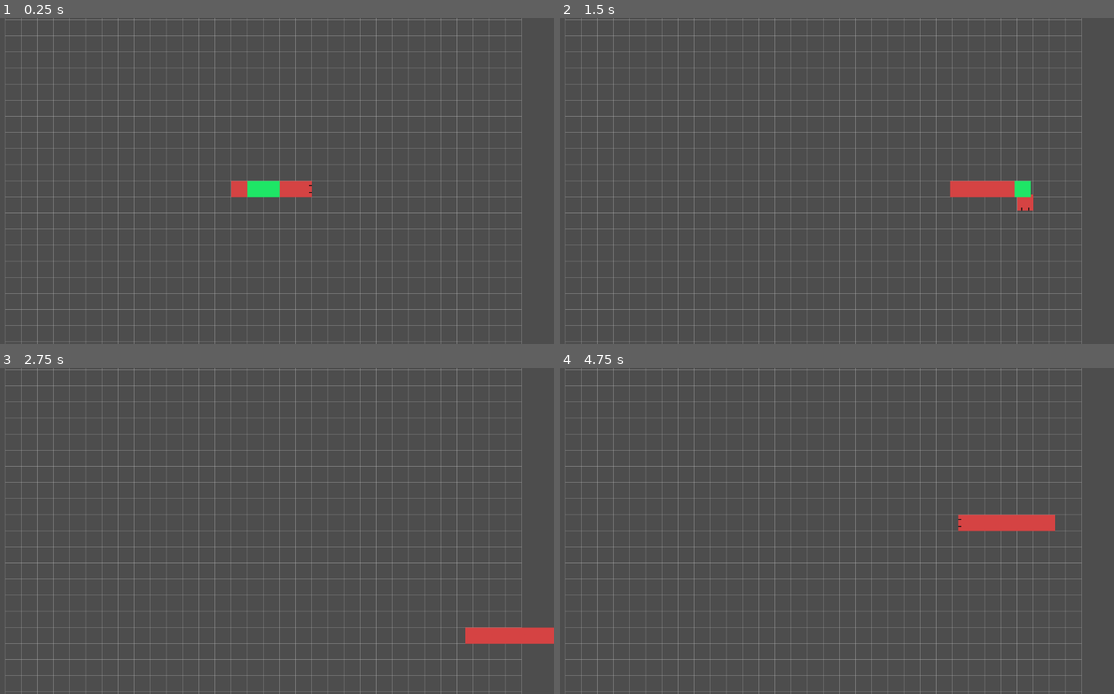
Above: before the commit, frames 1-4 (two rows, left to right).
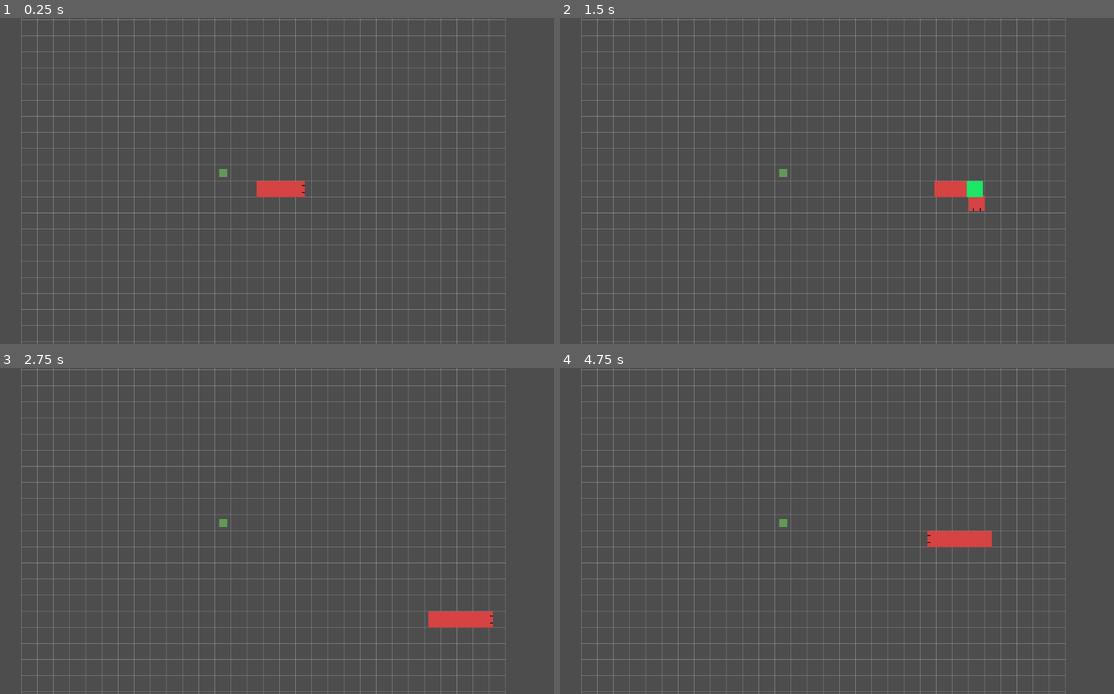
Above: after the commit, the same moments.

Repository: Morogox/Snakes2
Game: Godot game, scene res://Scenes/main.tscn
The game is run twice, just before and just after one commit, with the same random seed, the same clock (stepped at 60 frames per second) and the same inputs.
Inputs:
- Up to frame 1 (0.25 s): no input
- Up to frame 2 (1.5 s): hold D (ui_right) 0.53-1.28 s; hold S (ui_down) from 1.28 s (still down)
- Up to frame 3 (2.75 s): release S (ui_down) at 2.03 s; hold D (ui_right) from 2.03 s (still down)
- Up to frame 4 (4.75 s): release D (ui_right) at 2.78 s; hold W (ui_up) 2.78-3.53 s; hold A (ui_left) from 3.53 s (still down)

The runs differ from the first frame. In frame 1, 0.9% of the frame differs, in the area x 0-95%, y 0-100%; in frame 2, 1.4%; in frame 3, 1.8%; in frame 4, 1.9%.

Commit message:
1.4.1.0 | grid map, bug fix, QoL

Diff:
--- a/Scenes/main.tscn
+++ b/Scenes/main.tscn
@@ -5,22 +5,24 @@
 [ext_resource type="PackedScene" uid="uid://ct3pioheqxk0x" path="res://Scenes/SnakeSegment.tscn" id="4_kry3j"]
 
 [sub_resource type="WorldBoundaryShape2D" id="WorldBoundaryShape2D_bo1nx"]
-distance = -512.0
+distance = -128.0
 
 [sub_resource type="WorldBoundaryShape2D" id="WorldBoundaryShape2D_8gbba"]
-distance = -512.0
+distance = -128.0
 
 [sub_resource type="WorldBoundaryShape2D" id="WorldBoundaryShape2D_jjvhh"]
-distance = -512.0
+distance = -128.0
 
 [sub_resource type="WorldBoundaryShape2D" id="WorldBoundaryShape2D_kry3j"]
-distance = -512.0
+distance = -128.0
 
 [node name="main" type="Node2D"]
 script = ExtResource("1_bo1nx")
 
 [node name="SnakeHead" parent="." instance=ExtResource("1_jjgbg")]
+move_delay = 0.15
 segment_scene = ExtResource("4_kry3j")
+starting_segments = 3
 
 [node name="WorldBoundaries" type="StaticBody2D" parent="." groups=["Boundaries"]]
 
--- a/Scripts/main.gd
+++ b/Scripts/main.gd
@@ -2,6 +2,8 @@
 # Grid settings
 const GRID_SIZE = 32
 const GRID_COLOR = Color(0.7, 0.7, 0.7, 0.5)  # light gray, semi-transparent
+
+@export var grid_dimensions = 15
 
 # Optional: grid size in cells
 var grid_width = 50
@@ -20,9 +22,15 @@
 
 var start_pos = Vector2.ZERO
 
-
+# 2d array use to keep track of map state
+# 0 = empty, 1 = snake, 2 = apple
+var grid_map = []
 
 func _ready():
+	top_wall.shape.distance = grid_dimensions * -GRID_SIZE
+	bottom_wall.shape.distance = grid_dimensions * -GRID_SIZE
+	left_wall.shape.distance = grid_dimensions * -GRID_SIZE
+	right_wall.shape.distance = grid_dimensions * -GRID_SIZE
 	# Compute the playable area inside the walls
 	left = left_wall.position.x + left_wall.shape.distance
 	right = right_wall.position.x - right_wall.shape.distance
@@ -33,6 +41,13 @@
 	# Calculate grid size
 	grid_width = int((right - left) / GRID_SIZE)
 	grid_height = int((bottom - top) / GRID_SIZE)
+
+	# Initialize 2D grid array
+	grid_map = []
+	for x in range(grid_width):
+		grid_map.append([])
+		for y in range(grid_height):
+			grid_map[x].append(0)
 
 	# Center the camera
 	camera.position = Vector2((left + right)/2, (top + bottom)/2)
@@ -60,15 +75,33 @@
 func spawn_apple():
 	var apple = AppleScene.instantiate()
 	add_child(apple)
-	# Pick random grid cell
-	var cell_x = randi_range(0, grid_width - 1)
-	var cell_y = randi_range(0, grid_height - 1)
+	var cell_pos: Vector2
 
-	# Convert to world pos (snap to center of grid cell)
-	var grid_origin = Vector2(left, top)
-	var pos = grid_origin + Vector2(cell_x * GRID_SIZE, cell_y * GRID_SIZE)
-	pos += Vector2(GRID_SIZE / 2, GRID_SIZE / 2)  # center inside the cell
+	while true:
+		var cell_x = randi_range(0, grid_width - 1)
+		var cell_y = randi_range(0, grid_height - 1)
+		cell_pos = Vector2(cell_x, cell_y)
+		print("CHECKING FOR FREE SPOT AT ", cell_pos)
+		if grid_map[cell_x][cell_y] == 0:
+			break  # Found a free cell
+	var pos = start_pos + cell_pos * GRID_SIZE + Vector2(GRID_SIZE/2, GRID_SIZE/2)
+	apple.position = pos
 
-	apple.add_to_group("Apple")
+func set_grid_cell_if_valid(pos: Vector2, value: int):
+	var x = int(pos.x)
+	var y = int(pos.y)
+	if x >= 0 and x < grid_width and y >= 0 and y < grid_height:
+		#print("SETTING POSITION AT", pos, value)
+		grid_map[x][y] = value
 
-	apple.position = pos
+func print_grid_map():
+	for y in range(grid_height):
+		var row = ""
+		for x in range(grid_width):
+			match grid_map[x][y]:
+				0: row += "."  # empty
+				1: row += "S"  # snake
+				2: row += "A"  # apple
+			row += " "
+		print(row)
+	print("\n")
--- a/Scripts/snake_head.gd
+++ b/Scripts/snake_head.gd
@@ -1,7 +1,7 @@
 extends Area2D
 var input_vector = Vector2.ZERO
 const GRID_SIZE = 32
-@export var move_delay = 0.1  # seconds per move, this is also speed; higher = slower
+@export var move_delay = 0.15  # seconds per move, this is also speed; higher = slower
 
 var snake_pos = Vector2(0, 0)   # grid coordinates
 var start_pos = Vector2.ZERO
@@ -21,14 +21,14 @@
 var pending_growth = 0
 var move_history = []
 
-@export var starting_segments = 5
+@export var starting_segments = 1
+@onready var main = get_parent()
 
 func _init_position():
-	var main_node = get_parent()
 	# Set snake to the center of the grid
-	snake_pos = Vector2(floor(main_node.grid_width / 2), floor(main_node.grid_height / 2))
+	snake_pos = Vector2(floor(main.grid_width / 2), floor(main.grid_height / 2))
 
-	start_pos = main_node.start_pos
+	start_pos = main.start_pos
 	target_pixel_pos = start_pos + snake_pos * GRID_SIZE + cell_offset
 	prev_pixel_pos = target_pixel_pos
 	position = target_pixel_pos
@@ -42,7 +42,7 @@
 
 	for i in range(starting_segments):
 		var seg = segment_scene.instantiate()
-		get_parent().add_child(seg)
+		main.add_child(seg)
 		var seg_pos = target_pixel_pos - direction * GRID_SIZE * (i + 1)
 		seg.position = seg_pos
 		segments.append(seg)
@@ -63,7 +63,7 @@
 		_queue_direction(Vector2.UP)
 	elif Input.is_action_just_pressed("ui_down") and direction != Vector2.UP:
 		_queue_direction(Vector2.DOWN)
-	#print(input_queue)
+
 	# Move snake logic every move_delay
 	if move_timer >= move_delay:
 		move_timer = 0.0
@@ -100,10 +100,7 @@
 			dir_ahead = (target_pixel_pos - move_history[0]).normalized()
 		else:
 			dir_ahead = (move_history[i - 1] - p2).normalized()
-		var turning = dir_current != dir_ahead
-
-
-
+		var turning = dir_current != dir_ahead and dir_current != Vector2.ZERO and dir_ahead != Vector2.ZERO
 		# debugging
 		var sprite: Sprite2D = segment.get_node("Sprite2D") # replace with actual child name
 		if turning:
@@ -121,19 +118,17 @@
 	if new_dir != -last_dir and new_dir != last_dir and input_queue.size() < MAX_QUEUE_SIZE:
 		input_queue.append(new_dir)
 
-
 func _add_segment():
 	if segment_scene == null:
 		print("No segment scene assigned!")
 		return
 	var seg = segment_scene.instantiate()
-	get_parent().add_child(seg)
+	main.add_child(seg)
 	seg.position = prev_pixel_pos if segments.is_empty() else segments[-1].position
 	segments.append(seg)
 	var tail_pos = move_history.back()
 	seg.position = tail_pos
 	move_history.append(tail_pos)
-
 
 func grow(amount=1):
 	pending_growth += amount
@@ -148,21 +143,35 @@
 	snake_pos += direction
 	target_pixel_pos = start_pos + snake_pos * GRID_SIZE + cell_offset
 
+	# --- GRID MAP LOGIC START ---
+	# mark head cell
+	main.set_grid_cell_if_valid(snake_pos, 1)
+
+	# clear tail cell if not growing
+	if pending_growth == 0 and segments.size() > 0:
+		var tail_pos = move_history[-1] - start_pos
+		var tail_cell = Vector2(int(tail_pos.x / GRID_SIZE), int(tail_pos.y / GRID_SIZE))
+
+		main.set_grid_cell_if_valid(tail_cell, 0)
+	main.print_grid_map()
+	# --- GRID MAP LOGIC END ---
+
+
 	if pending_growth > 0:
 		_add_segment()
 		pending_growth -= 1
 
+
+
+# DEPRECATED: COLLISION CHECK IS MORE STREAMLINED WITH THE USE OF grid_map FROM main
 func _on_body_entered(body: Node2D) -> void:
 	if body.is_in_group("Boundaries"):
-		print("Boundary Collision detected")
-
-
-
-
+		#insert colliiding with wall logic
+		pass
 
 func _on_area_entered(area: Area2D) -> void:
 	if area.is_in_group("Apple"):
 		print("Snake ate apple!")
 		area.queue_free() # remove apple
-		get_parent().spawn_apple() # respawn a new one
+		main.spawn_apple() # respawn a new one
 		grow(1) # grow snake by 1
